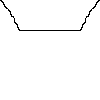
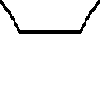
Revision of a layered w=100, h=100 image; what changed, layer by layer:
removed layer "Capa 2" over (x1=81, y1=1, x2=100, y2=31)
painted on "Capa 1" over (x1=0, y1=1, x2=100, y2=34)
